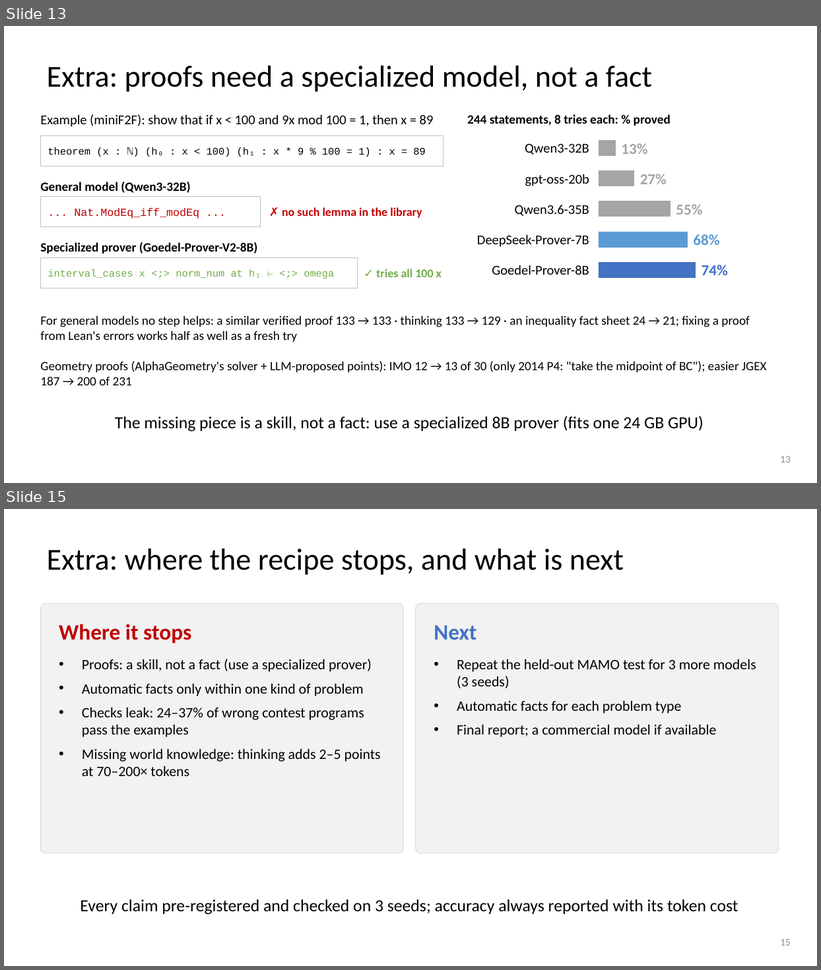
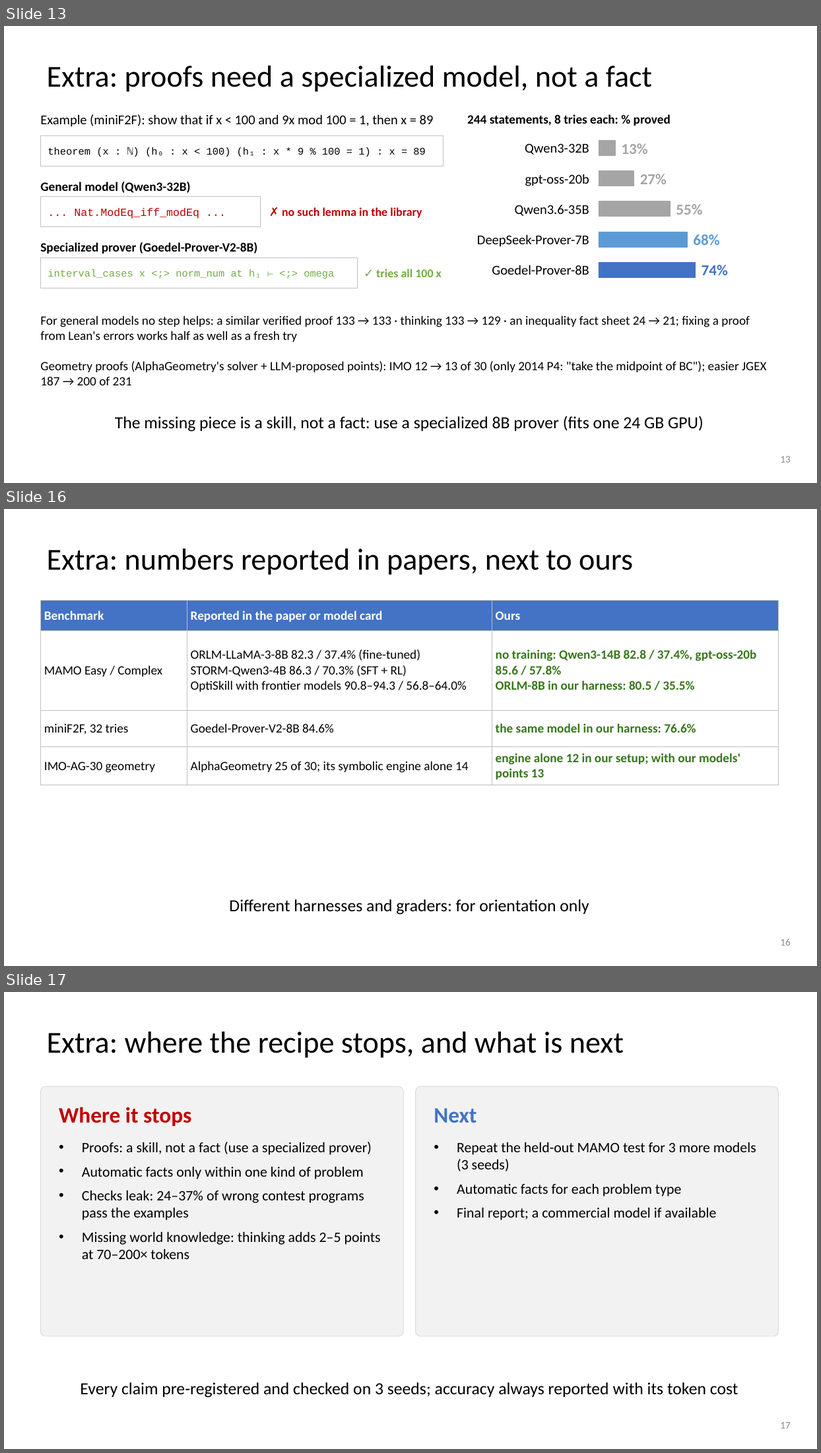
Before and after one commit to dlwns147/CSED490E_Project_Team5, a slide deck: PROPOSAL_slides.pptx. Shown one above the other, each under a label of ours: slides 13 and 15 before the commit, slides 13, 16 and 17 after it; the slides between them are not shown. The pictures are 821x970 and 821x1453 pixels, drawn with LibreOffice and Linux fonts; fonts in the diff are those of the drawing. Boxes give left, top, right and bottom in pixels: in the first picture for what was removed or moved away, otherwise in the second. Text is boxed around its words. In the diff, an @@ line names an element or a change of style, - is before the commit and + after.

```diff
--- a/PROPOSAL_slides.pptx
+++ b/PROPOSAL_slides.pptx
@@ slide 16 added at (4,509,817,966), background #FFFFFF @@
@@ title added at (47,549,633,575), 36 pt, text #000000 @@
+Extra: numbers reported in papers, next to ours
@@ table added at (40,601,779,782), 4 rows, 3 columns @@
+Benchmark | Reported in the paper or model card | Ours
+MAMO Easy / Complex | ORLM-LLaMA-3-8B 82.3 / 37.4% (fine-tuned) / STORM-Qwen3-4B 86.3 / 70.3% (SFT + RL) / OptiSkill with frontier models 90.8–94.3 / 56.8–64.0% | no training: Qwen3-14B 82.8 / 37.4%, gpt-oss-20b 85.6 / 57.8% / ORLM-8B in our harness: 80.5 / 35.5%
+miniF2F, 32 tries | Goedel-Prover-V2-8B 84.6% | the same model in our harness: 76.6%
+IMO-AG-30 geometry | AlphaGeometry 25 of 30; its symbolic engine alone 14 | engine alone 12 in our setup; with our models' points 13
@@ text added at (229,900,589,915), 20 pt, text #000000 @@
+Different harnesses and graders: for orientation only
@@ page number added at (780,939,791,946), 12 pt, text #8C8C8C @@
+16
@@ what was slide 15 is now slide 17 @@
@@ page number at (780,1422,791,1429): text changed @@
-15
+17
```
Also in this commit, not shown: 2 slides changed, 1 other slide added, 8 other files.
